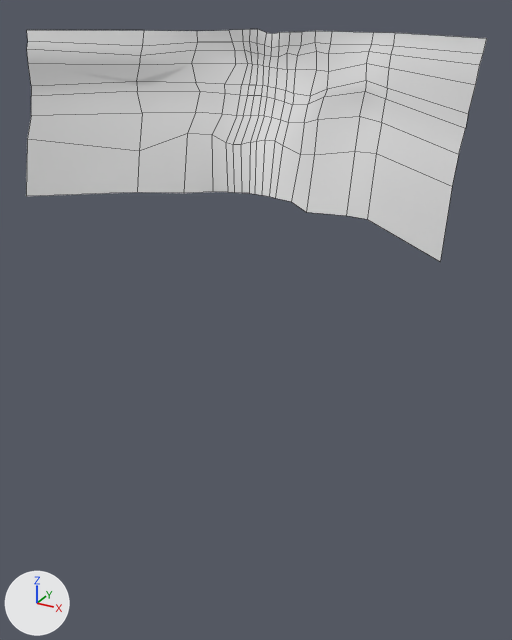
A saved change to the FBX model Assets/Art/Models/Cliff_00.fbx.
Both versions are drawn from a 50 mm camera at (80.9, -148.1, 19.8) aimed at (10.5, -20.0, -44.3). Lighting does not change. The marker at lower left points along +X, +Y and +Z. Mesh edges are drawn as thin lines. Materials are left out; every surface is plain grey. Where no turn or scale is listed for an object, it has been applied to the vertices.

The scene before the commit, as lines of its bpy script (objects in view):
```python
me_plane_003 = bpy.data.meshes.new('Plane.003')
me_plane_003.from_pydata(...)  # 153 vertices, 128 faces; spans x -43.6..54.8, y -33.3..3.7, z -19.5..15.6
me_plane_003.materials.append(mat_rock_2)
ob_cliff_00 = bpy.data.objects.new('Cliff_00', me_plane_003)
ob_cliff_00.location = (0.0, 0.0, 0.0)
```
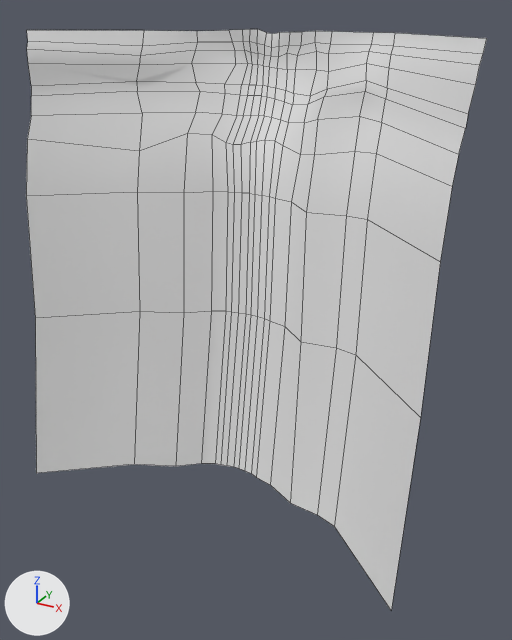
What differs and where, as boxes (x1, y1, x2, y2) in the pictures (512 x 640 px):
'Cliff_00', reshaped (150% taller): before (26, 29, 487, 261); after (26, 29, 487, 610)
part 1 of me_plane_003, added: after (26, 192, 440, 610)

Diff of the bpy script that builds the scene:
```diff
--- a/Assets/Art/Models/Cliff_00.fbx.py
+++ b/Assets/Art/Models/Cliff_00.fbx.py
@@ me_plane_003 @@
 # used by ob_cliff_00; location = (0.0, 0.0, 0.0)
-me_plane_003.from_pydata(...)  # 153 vertices, 128 faces; spans x -43.6..54.8, y -33.3..3.7, z -19.5..15.6
+me_plane_003.from_pydata(...)  # 187 vertices, 160 faces; spans x -43.6..54.8, y -42.1..3.7, z -90.0..15.6
+# me_plane_003 part 1
+# 14 vertices are added at x -42.1..53.2, y -42.1..-8.3, z -90.0..-49.0
+# 12 new vertices lie (0.0, -2.1, -29.5) away from vertices in x -22.3..28.2, y -18.0..-6.3, z -19.5
+# 8 new vertices lie (0.0, -6.7, -41.0) away from vertices in x -22.3..8.5, y -20.1..-8.4, z -49.0
+# 32 new faces join them
```
